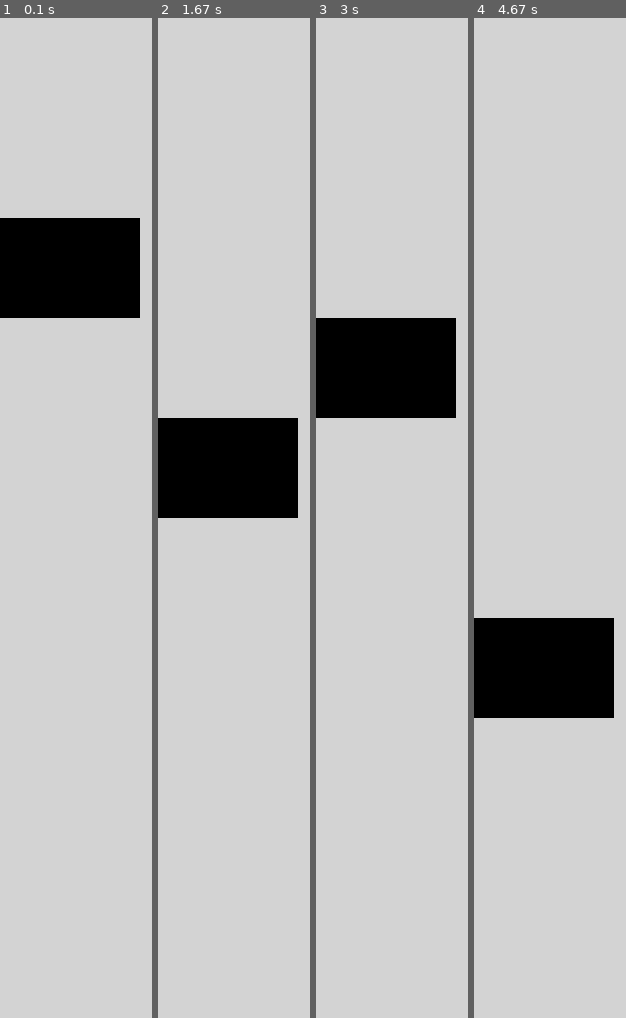
Above: before the commit, frames 1-4 (left to right).
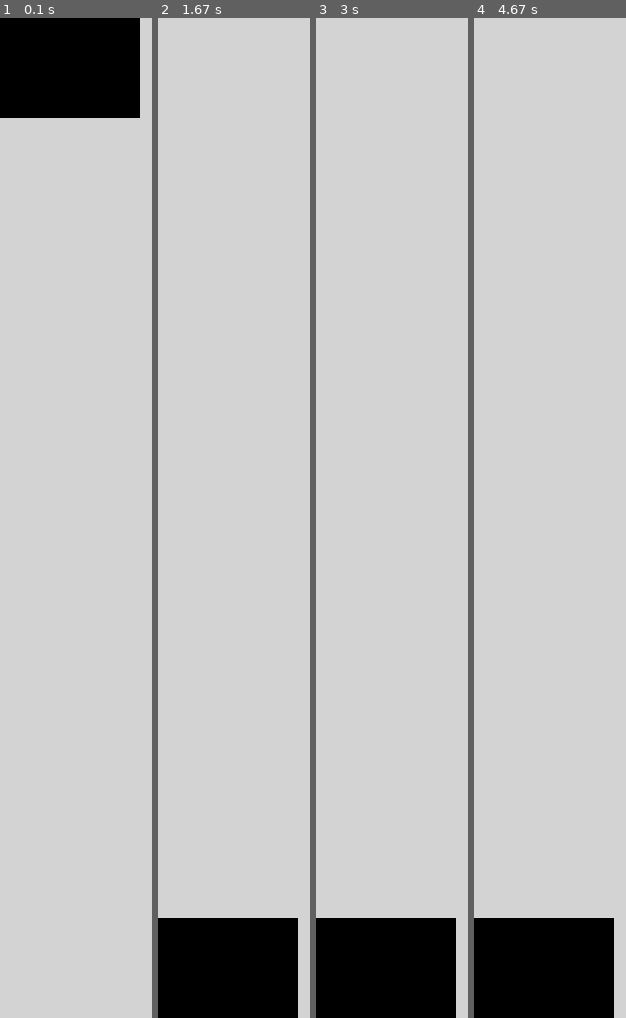
Above: after the commit, the same moments.

Repository: saegl5/myprojects
Game: pygame game, started from Codes/pygame-animation-bouncing-part-2.py
The game is run twice, just before and just after one commit, with the same random seed, the same clock (stepped at 60 frames per second) and the same inputs.
Inputs:
- Up to frame 1 (0.1 s): no input
- Up to frame 2 (1.67 s): no input
- Up to frame 3 (3 s): no input
- Up to frame 4 (4.67 s): no input

The runs differ from the first frame. In frame 1, 18% of the frame differs, in the area x 0-93%, y 0-30%; in frame 2, 18%; in frame 3, 18%; in frame 4, 18%.

Commit message:
spread out programs

Diff:
--- a/Codes/pygame-animation-bouncing-part-2.py
+++ b/Codes/pygame-animation-bouncing-part-2.py
@@ -13,8 +13,7 @@
 screen = pygame.display.set_mode(size) # set screen size
 done = False # define "done"
 clock = pygame.time.Clock() # define "clock"
-# offset = 0 # initialize offset earlier
-offset = 100 # start below top edge
+offset = 0 # initialize offset earlier
 increment = 50 # initialize increment early
 
 pygame.display.set_caption("QUESTABOX's Cool Animation") # title, or choose your own
@@ -33,10 +32,7 @@
     # offset += 50 # untab
     offset += increment # allow the increment to change
     if 0+offset + 50 == size[1]: # if rectangle at bottom edge
-        increment *= -1 # increment = increment*-1, that is change the increment's sign
-    # if 0+offset == 0: # if rectangle at top edge
-    if 0+offset == 100: # if rectangle below top edge
-        increment *= -1 # change the increment's sign back
+        increment = 0 # stop the rectangle from moving
     # ----------------
     pygame.display.flip() # update the screen
     # clock.tick(60) # maximum 60 frames per second (i.e., no more than 60 times through While loop each second)
--- a/Codes/pygame-animation-bouncing-part-3.py
+++ b/Codes/pygame-animation-bouncing-part-3.py
@@ -13,13 +13,8 @@
 screen = pygame.display.set_mode(size) # set screen size
 done = False # define "done"
 clock = pygame.time.Clock() # define "clock"
-# offset = 0 # initialize offset earlier
-# offset = 100 # start below top edge
-y_offset = 100 # start below top edge
-x_offset = 0 # keep starting position at left edge
-# increment = 50 # initialize increment early
-y_increment = 50 # initialize increment early
-x_increment = 70 # initialize increment early
+offset = 0 # initialize offset earlier
+increment = 50 # initialize increment early
 
 pygame.display.set_caption("QUESTABOX's Cool Animation") # title, or choose your own
 
@@ -33,27 +28,13 @@
     # while offset <= 450: # loop until offset = 450 (inclusive)
     #     pygame.draw.rect(screen, BLACK, (0, 0+offset, 70, 50), width=0) # added one offset to one y-coordinate
     #     offset += 50 # offset = offset + 50
-    # pygame.draw.rect(screen, BLACK, (0, 0+offset, 70, 50), width=0) # untab
-    # pygame.draw.rect(screen, BLACK, (0, 0+y_offset, 70, 50), width=0) # untab
-    pygame.draw.rect(screen, BLACK, (0+x_offset, 0+y_offset, 70, 50), width=0) # untab
+    pygame.draw.rect(screen, BLACK, (0, 0+offset, 70, 50), width=0) # untab
     # offset += 50 # untab
-    # offset += increment # allow the increment to change
-    y_offset += y_increment # allow the increment to change
-    x_offset += x_increment # allow the increment to change
-    # if 0+offset + 50 == size[1]: # if rectangle at bottom edge
-    # if 0+y_offset + 50 == size[1]: # if rectangle at bottom edge
-    if 0+y_offset + 50 == size[1] or 0+y_offset == 100: # if rectangle at bottom or top edge
-        # increment *= -1 # increment = increment*-1, that is change the increment's sign
-        y_increment *= -1 # y_increment = y_increment*-1, that is change the increment's sign
-    # if 0+offset == 0: # if rectangle at top edge
-    # if 0+offset == 100: # if rectangle below top edge
-    # if 0+y_offset == 100: # if rectangle below top edge
-        # increment *= -1 # change the increment's sign back
-        # y_increment *= -1 # change the increment's sign back
-    if 0+x_offset + 70 == size[0] or 0+x_offset == 0: # if rectangle below right or left edge
-        x_increment *= -1 # x_increment = x_increment*-1, that is change the increment's sign
-    # if 0+x_offset == 0: # if rectangle below left edge
-    #     x_increment *= -1 # change the increment's sign back
+    offset += increment # allow the increment to change
+    if 0+offset + 50 == size[1]: # if rectangle at bottom edge
+        increment *= -1 # increment = increment*-1, that is change the increment's sign
+    if 0+offset == 0: # if rectangle at top edge
+        increment *= -1 # change the increment's sign back
     # ----------------
     pygame.display.flip() # update the screen
     # clock.tick(60) # maximum 60 frames per second (i.e., no more than 60 times through While loop each second)
--- /dev/null
+++ b/Codes/pygame-animation-bouncing-part-4.py
@@ -0,0 +1,60 @@
+import pygame # import the Pygame library of functions
+pygame.init() # initialize the game engine
+
+LIGHTGRAY = (211, 211, 211) # example
+# (Red, Green, Blue) = (0-255, 0-255, 0-255)
+# 0-255 is amount of color
+# the amount of color is additive
+# can also choose your own color
+# parentheses of numbers (e.g., (211, 211, 211)) is called a tuple
+BLACK = (0, 0, 0) # example
+
+# size = (700, 500) # (width, height) in pixels
+size = (700, 400) # changed height, so rectangle can bounce around more
+screen = pygame.display.set_mode(size) # set screen size
+done = False # define "done"
+clock = pygame.time.Clock() # define "clock"
+# offset = 0 # initialize offset earlier
+y_offset = 0 # initialize offset earlier
+x_offset = 0 # keep starting position at left edge
+# increment = 50 # initialize increment early
+y_increment = 50 # initialize increment early
+x_increment = 70 # initialize increment early
+
+pygame.display.set_caption("QUESTABOX's Cool Animation") # title, or choose your own
+
+while not done: # meaning while true, loop keeps window open
+    for event in pygame.event.get(): # check for user input when open window
+        if event.type == pygame.QUIT: # user clicked close button
+            done = True # change "done" to exit While loop on next loop, loop will not run while false
+    screen.fill(LIGHTGRAY) # clear the screen
+    # --- Drawing code
+    # offset = 0 # initialize offset
+    # while offset <= 450: # loop until offset = 450 (inclusive)
+    #     pygame.draw.rect(screen, BLACK, (0, 0+offset, 70, 50), width=0) # added one offset to one y-coordinate
+    #     offset += 50 # offset = offset + 50
+    # pygame.draw.rect(screen, BLACK, (0, 0+offset, 70, 50), width=0) # untab
+    # pygame.draw.rect(screen, BLACK, (0, 0+y_offset, 70, 50), width=0) # untab
+    pygame.draw.rect(screen, BLACK, (0+x_offset, 0+y_offset, 70, 50), width=0) # untab
+    # offset += 50 # untab
+    # offset += increment # allow the increment to change
+    y_offset += y_increment # allow the increment to change
+    x_offset += x_increment # allow the increment to change
+    # if 0+offset + 50 == size[1]: # if rectangle at bottom edge
+    # if 0+y_offset + 50 == size[1]: # if rectangle at bottom edge
+    if 0+y_offset + 50 == size[1] or 0+y_offset == 0: # if rectangle at bottom or top edge
+        # increment *= -1 # increment = increment*-1, that is change the increment's sign
+        y_increment *= -1 # y_increment = y_increment*-1, that is change the increment's sign
+    # if 0+offset == 0: # if rectangle at top edge
+    # if 0+y_offset == 0: # if rectangle at top edge
+        # increment *= -1 # change the increment's sign back
+        # y_increment *= -1 # change the increment's sign back
+    if 0+x_offset + 70 == size[0] or 0+x_offset == 0: # if rectangle below right or left edge
+        x_increment *= -1 # x_increment = x_increment*-1, that is change the increment's sign
+    # if 0+x_offset == 0: # if rectangle below left edge
+    #     x_increment *= -1 # change the increment's sign back
+    # ----------------
+    pygame.display.flip() # update the screen
+    # clock.tick(60) # maximum 60 frames per second (i.e., no more than 60 times through While loop each second)
+    clock.tick(10) # so can see rectangle moving
+pygame.quit() # formality
--- a/Codes/pygame-animation-bouncing-part-4?.py
+++ b/Codes/pygame-animation-bouncing-part-5?.py
@@ -9,13 +9,13 @@
 # parentheses of numbers (e.g., (211, 211, 211)) is called a tuple
 BLACK = (0, 0, 0) # example
 
-size = (700, 500) # (width, height) in pixels
+# size = (700, 500) # (width, height) in pixels
+size = (700, 400) # changed height, so rectangle can bounce around more
 screen = pygame.display.set_mode(size) # set screen size
 done = False # define "done"
 clock = pygame.time.Clock() # define "clock"
 # offset = 0 # initialize offset earlier
-# offset = 100 # start below top edge
-y_offset = 100 # start below top edge
+y_offset = 0 # initialize offset earlier
     # x_offset = 0 # keep starting position at 10
 # increment = 50 # initialize increment early
 y_increment = 50
@@ -56,14 +56,13 @@
     #     # increment *= -1 # increment = increment*-1, that is change the increment's sign
     #     y_increment *= -1
     # # if 0+offset == 0: # if rectangle at top edge
-    # # if 0+offset == 100: # if rectangle below top edge
-    # if 0+y_offset == 100:
+    # if 0+y_offset == 0:
     #     # increment *= -1 # change the increment's sign back
     #     y_increment *= -1
         # if 0+offset + 50 == size[1]: # if rectangle at bottom edge
-    # if 0+y_offset + 50 == size[1] or 0+y_offset == 100:
+    # if 0+y_offset + 50 == size[1] or 0+y_offset == 0:
     print(y_offset, y_0, v_0, t)
-    if 0+y_offset + 50 >= size[1] and v_0 > 0:# or 0+y_offset == y_0+g*t*t:# or 0+y_offset == 100:
+    if 0+y_offset + 50 >= size[1] and v_0 > 0:# or 0+y_offset == y_0+g*t*t:# or 0+y_offset == 0:
         # y_increment *= -1
         y_0 = 0+y_offset # reset it
         v_0 *= -1 #-1/2*g*t # something wrong!!! (made my own)
@@ -97,12 +96,12 @@
     # # if 0+offset + 50 >= size[1]: # if rectangle at bottom edge
     # #     increment *= -1 # increment = increment*-1, that is change the increment's sign
     # # # if 0+offset == 0: # if rectangle at top edge
-    # # if 0+offset <= 100: # if rectangle below top edge
+    # # if 0+offset <= 0: # if rectangle at top edge
     # #     increment *= -1 # change the increment's sign back
     # if 0+offset + 50 >= size[1] and increment > 0: # if rectangle at bottom edge
     #     increment *= -1 # increment = increment*-1, that is change the increment's sign
     # # if 0+offset == 0: # if rectangle at top edge
-    # if 0+offset <= 100 and increment <= 0: # if rectangle below top edge
+    # if 0+offset <= 0 and increment <= 0: if rectangle at top edge
     #     increment *= -1 # change the increment's sign back
     # print("offset=",offset,"increment=",increment)
 
